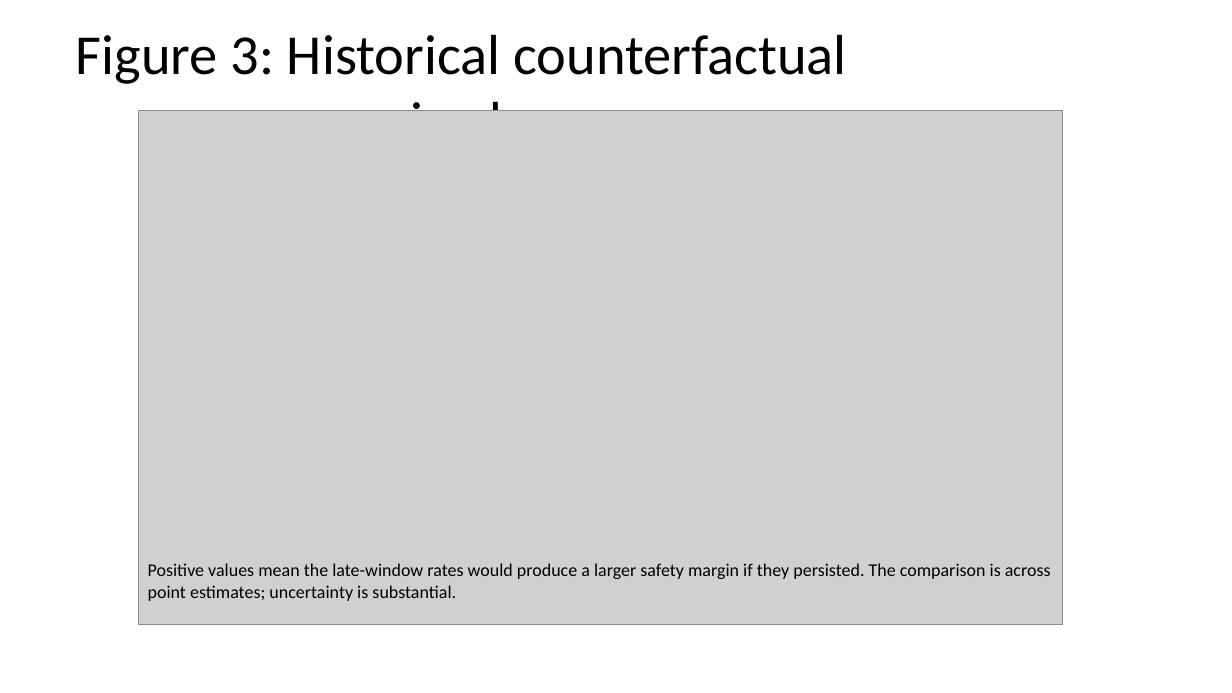
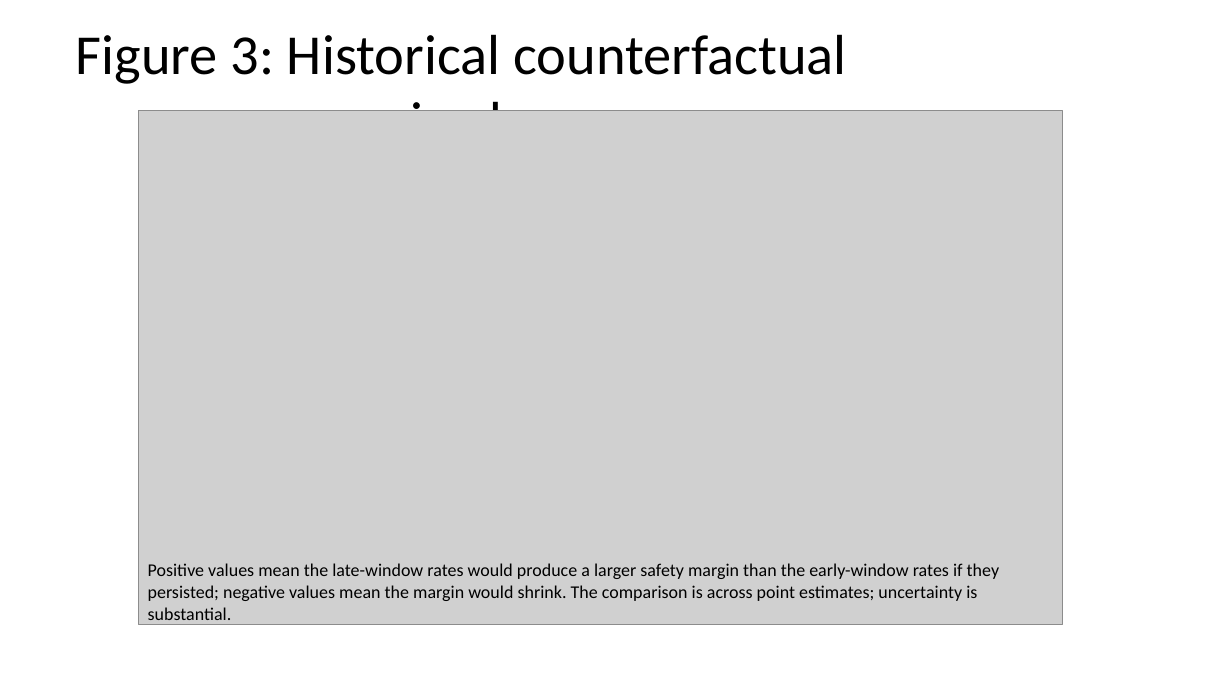
Before and after one commit to bougtoir/heat-accidents-mortality, a slide deck: slide 4 of researcher_mobility_ode/docs/manuscript_full_article_figures.pptx. Drawn at 1232x693 pixels with LibreOffice and Linux fonts; fonts in the diff are those of the drawing; grey boxes stand for pictures. Boxes give left, top, right and bottom in pixels: in the first picture for what was removed or moved away, otherwise in the second. Text is boxed around its words. In the diff, an @@ line names an element or a change of style, - is before the commit and + after.

```diff
--- a/researcher_mobility_ode/docs/manuscript_full_article_figures.pptx
+++ b/researcher_mobility_ode/docs/manuscript_full_article_figures.pptx
@@ text at bbox=[148, 563, 999, 625]: text changed @@
-Positive values mean the late-window rates would produce a larger safety margin if they persisted. The comparison is across point estimates; uncertainty is substantial.
+Positive values mean the late-window rates would produce a larger safety margin than the early-window rates if they persisted; negative values mean the margin would shrink. The comparison is across point estimates; uncertainty is substantial.
```
Also in this commit, not shown: 6 other files.
